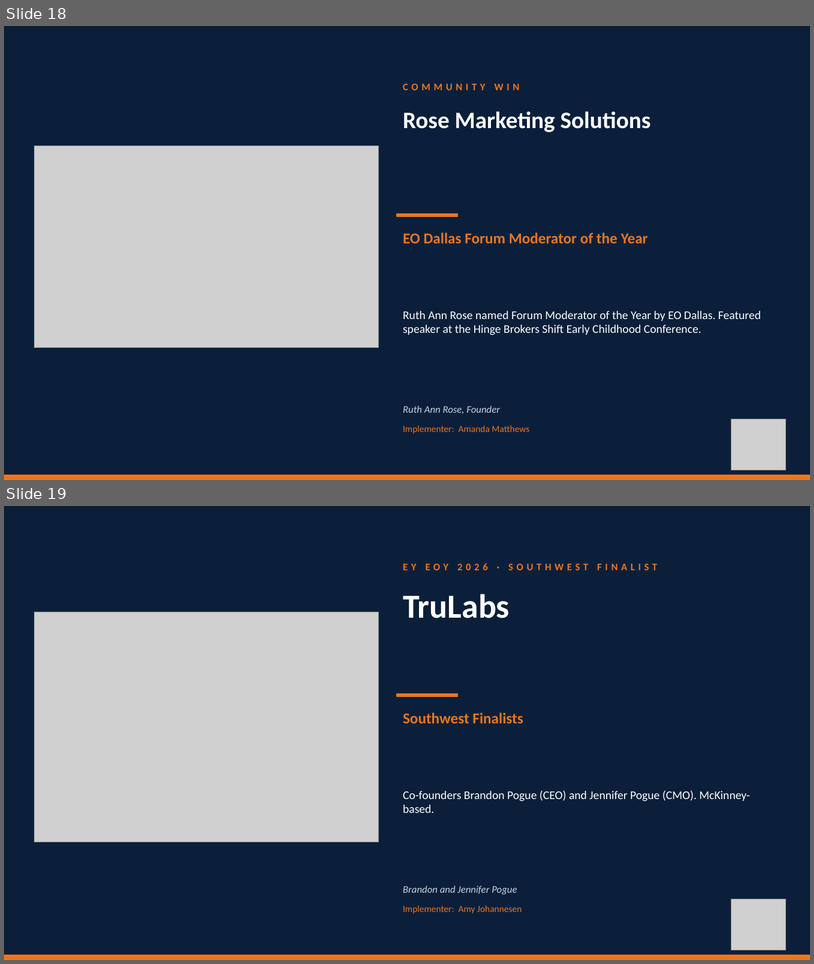
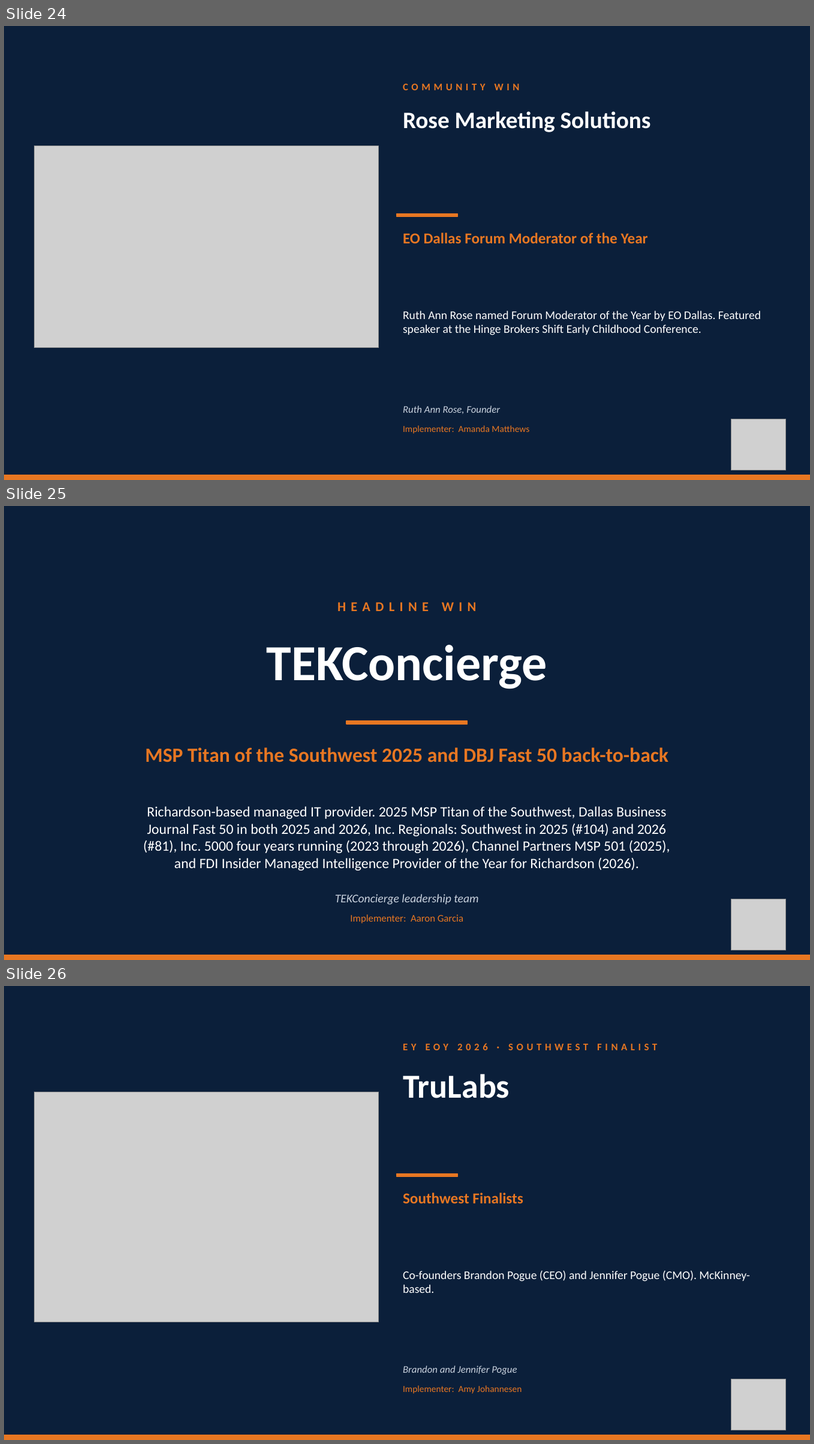
Before and after one commit to TicoRicoRay/wroe-dallas-2026, a slide deck: deliverables/celebrations-loop/Celebrations-Loop.pptx. Shown one above the other, each under a label of ours: slides 18 and 19 before the commit, slides 24, 25 and 26 after it. The pictures are 814x964 and 814x1444 pixels, drawn with LibreOffice and Linux fonts; fonts in the diff are those of the drawing; grey boxes stand for pictures. Boxes give left, top, right and bottom in pixels: in the first picture for what was removed or moved away, otherwise in the second. Text is boxed around its words. In the diff, an @@ line names an element or a change of style, - is before the commit and + after.

Commit message:
Add 7 more customer celebrations to break loop (25 total)
Late Sep 10 submissions: TEKConcierge, Hotchkiss Insurance, AMI Construction,
C1M, Local Profile, Arts Fort Worth, Catco. Includes Local Profile summit
photo, Arts Fort Worth Heart of Gold ceremony photo, and Vistage Top Performer
logo for C1M. Others render as text-only.

```diff
--- a/deliverables/celebrations-loop/Celebrations-Loop.pptx
+++ b/deliverables/celebrations-loop/Celebrations-Loop.pptx
@@ slide 25 added at (x1=4, y1=506, x2=810, y2=960), background #0B1F3A @@
@@ text added at (x1=338, y1=602, x2=477, y2=611), 16 pt, text #E87722, bold @@
+HEADLINE WIN
@@ text added at (x1=267, y1=645, x2=548, y2=689), 60 pt, text #FFFFFF, bold @@
+TEKConcierge
@@ rectangle added at (x1=347, y1=721, x2=468, y2=724), fill #E87722, outline #E87722 1 pt @@
@@ text added at (x1=145, y1=747, x2=669, y2=762), 24 pt, text #E87722, bold @@
+MSP Titan of the Southwest 2025 and DBJ Fast 50 back-to-back
@@ text added at (x1=143, y1=806, x2=671, y2=870), 17 pt, text #FFFFFF @@
+Richardson-based managed IT provider. 2025 MSP Titan of the Southwest, Dallas Business Journal Fast 50 in both 2025 and 2026, Inc. Regionals: Southwest in 2025 (#104) and 2026 (#81), Inc. 5000 four years running (2023 through 2026), Channel Partners MSP 501 (2025), and FDI Insider Managed Intelligence Provider of the Year for Richardson (2026).
@@ text added at (x1=335, y1=894, x2=479, y2=904), 14 pt, text #C9D2DE, italic @@
+TEKConcierge leadership team
@@ picture added at (x1=732, y1=898, x2=786, y2=950) @@
@@ text added at (x1=350, y1=914, x2=464, y2=923), 12 pt, text #E87722 @@
+Implementer: Aaron Garcia
@@ rectangle added at (x1=4, y1=955, x2=810, y2=960), fill #E87722, outline #E87722 1 pt @@
@@ what was slide 18 is now slide 24 @@
@@ what was slide 19 is now slide 26 @@
```
Also in this commit, not shown: 6 other slides added, 14 other files.
